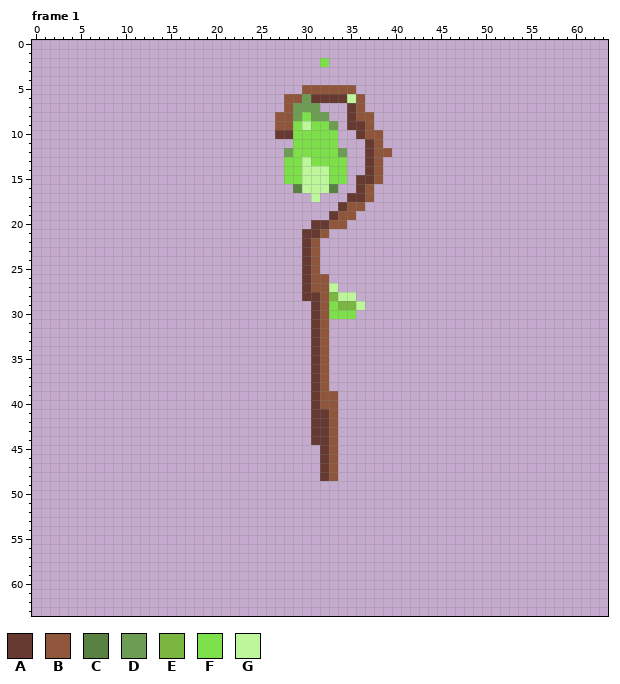
File history of a pixel-art file, Assets/02.Sprites/KTH/Sprite-0001_fire.aseprite. Above, as it was before the edit.
64x64 pixels, 31 frames. Shown: frame 1. The commit also changed other frames, which this record leaves out.
Palette (. is transparent): A #663931  B #8f563b  C #598142  D #6d9c53  E #7ab640  F #7ddf49  G #bdf69b
After the commit:
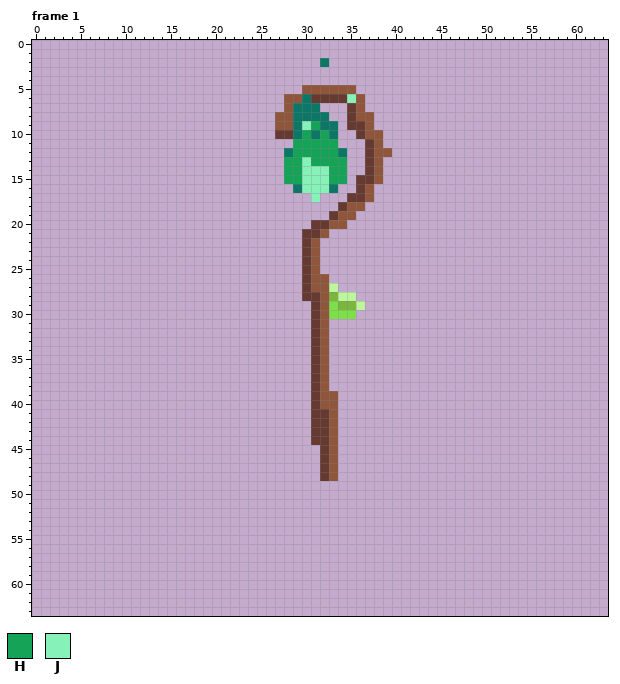
Colours new in this view: H #15a457  J #86f1b8
What changed:
colour D: #6d9c53 -> #0c7667
Changed rows in their new state; - is a pixel that keeps its letter.
Frame 1, layer "Fire":
first column x 32:
 2 D
first column x 28:
 6 -------J
 8 --D-----
 9 -DJHD---
10 -DHDHD--
11 -HHHHH--
12 -HHHHH--
13 HHJHHHH-
14 HHJJJHH-
15 HHJJJHH-
16 -DJJJD--
17 ---J----
Where, in picture pixels (left, top, right, bottom), the same in both pictures:
changed: (320, 58, 329, 67)
changed: (284, 94, 356, 202)
